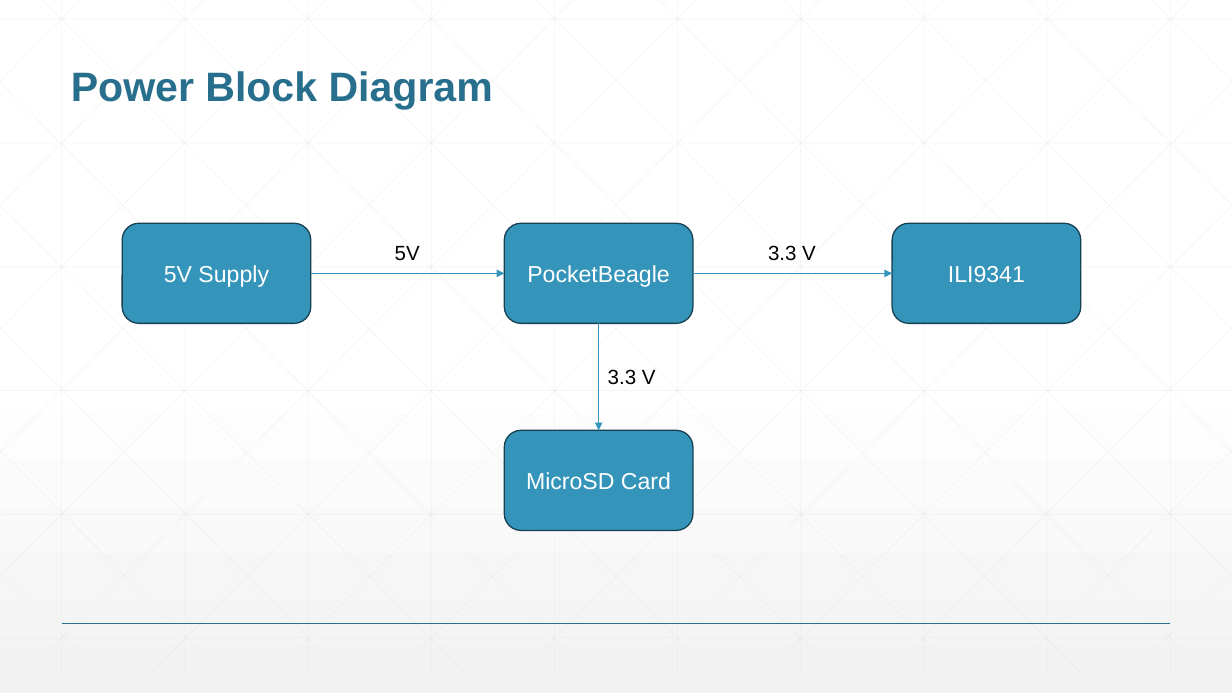
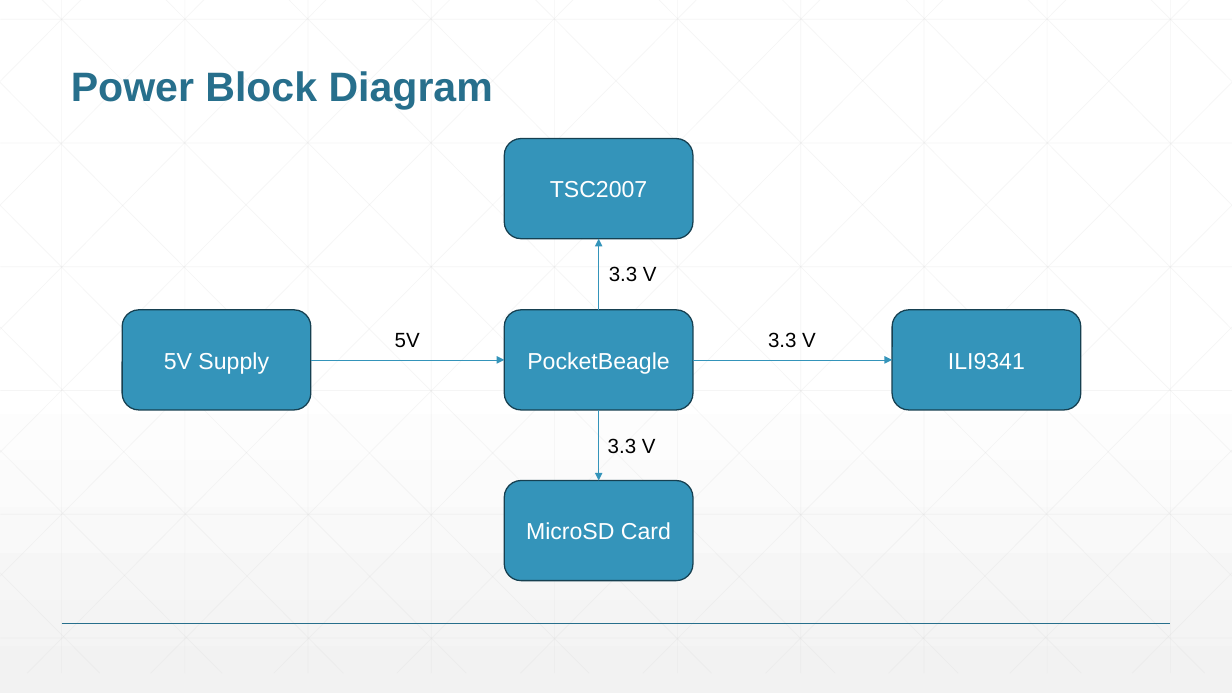
Before and after one commit to winsonlin8/EDES301, a slide deck: slide 4 of project_01/docs/lin_EDES301_project_01_proposal.pptx. Drawn at 1232x693 pixels with LibreOffice and Linux fonts; fonts in the diff are those of the drawing. Boxes give left, top, right and bottom in pixels: in the first picture for what was removed or moved away, otherwise in the second. Text is boxed around its words. In the diff, an @@ line names an element or a change of style, - is before the commit and + after.

```diff
--- a/project_01/docs/lin_EDES301_project_01_proposal.pptx
+++ b/project_01/docs/lin_EDES301_project_01_proposal.pptx
@@ rounded rectangle added at bbox=[505, 139, 693, 238], fill #3494BA, outline #174152 1 pt, 18 pt, text #FFFFFF @@
+TSC2007
@@ arrow added from (599, 310) to (599, 238), #3494BA 0.5 pt @@
@@ text added at bbox=[609, 266, 657, 282], 16 pt, text #000000 @@
+3.3 V
@@ 3 rounded rectangles, 2 texts, 2 arrows: place and size @@
-3 rounded rectangles, 2 texts, 2 arrows at bbox=[122, 224, 1081, 323]
+3 rounded rectangles, 2 texts, 2 arrows at bbox=[122, 310, 1081, 409]
@@ arrow moved from (599, 323) - (599, 431) to (599, 410) - (599, 481) @@
@@ text "3.3 V": place and size @@
-text "3.3 V" at bbox=[608, 369, 656, 385]
+text "3.3 V" at bbox=[608, 438, 656, 454]
@@ rounded rectangle "MicroSD Card": place and size @@
-rounded rectangle "MicroSD Card" at bbox=[505, 431, 693, 531]
+rounded rectangle "MicroSD Card" at bbox=[505, 481, 693, 580]
```
Also in this commit, not shown: 2 other slides changed.
